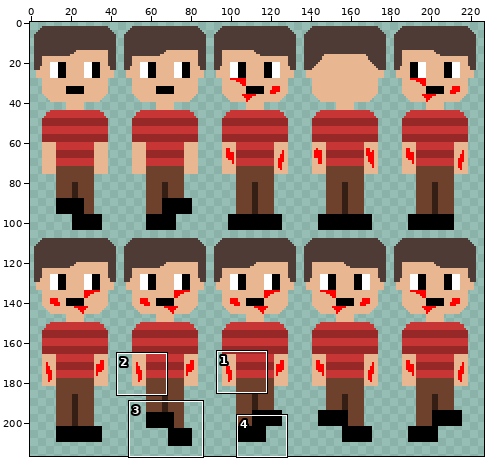
One commit to this sprite sheet: images/player-sheet1.png. The picture above shows the old version from afar; the outline marks the close-up.
Close-up. Before the edit:
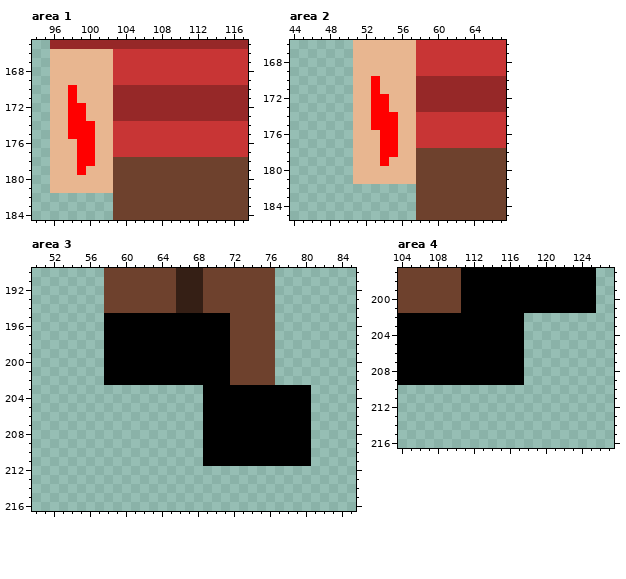
The file is 256x256 pixels. Shown: area 1: x 94..117, y 165..184; area 2: x 44..67, y 166..185; area 3: x 50..85, y 190..216; area 4: x 104..127, y 197..216. The wide view leaves out empty margins. The commit also changed other parts of the picture, which this record leaves out.
After the commit:
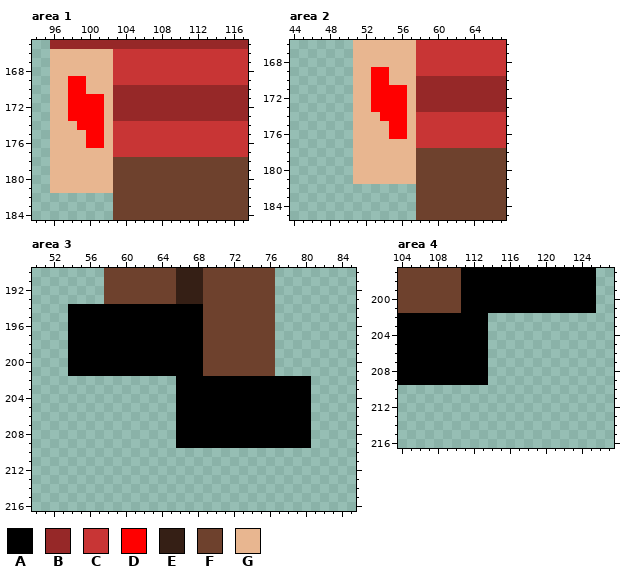
Palette (. is transparent): A #000000  B #962828  C #c83535  D #ff0000  E #351f15  F #6e412d  G #e8b690
Difference:
Area 1:
Colour D replaces colour G in row 169 at x 98 to 99; in row 170 at x 99; in row 171 at x 99 to 101; in rows 172 to 173 at x 100 to 101; in rows 174 to 176 at x 101.
Colour G replaces colour D in row 174 at x 98; in row 175 at x 98 to 99; in row 176 at x 99; in rows 177 to 178 at x 99 to 100; in row 179 at x 99.
Area 2:
Colour D replaces colour G in row 169 at x 53 to 54; in row 170 at x 54; in row 171 at x 54 to 56; in rows 172 to 173 at x 55 to 56; in rows 174 to 176 at x 56.
Colour G replaces colour D in row 174 at x 53; in row 175 at x 53 to 54; in row 176 at x 54; in rows 177 to 178 at x 54 to 55; in row 179 at x 54.
Area 3:
Colour A is added in rows 194 to 201 at x 54 to 57; in row 202 at x 77 to 80; in rows 203 to 209 at x 66 to 68.
Colour A replaces colour E in row 194 at x 66 to 68.
Colour A replaces colour F in row 194 at x 58 to 65; in row 202 at x 72 to 76.
Colour F replaces colour A in rows 195 to 201 at x 69 to 71.
Colour A is gone in row 202 at x 58 to 65; in rows 210 to 211 at x 69 to 80.
Area 4:
Colour A is gone in rows 202 to 209 at x 114 to 117.
Changed places in both close-ups, as pixel boxes (x1, y1, x2, y2):
changed: (68, 76, 104, 175)
changed: (371, 67, 407, 166)
changed: (68, 304, 311, 466)
erased: (488, 313, 524, 385)
